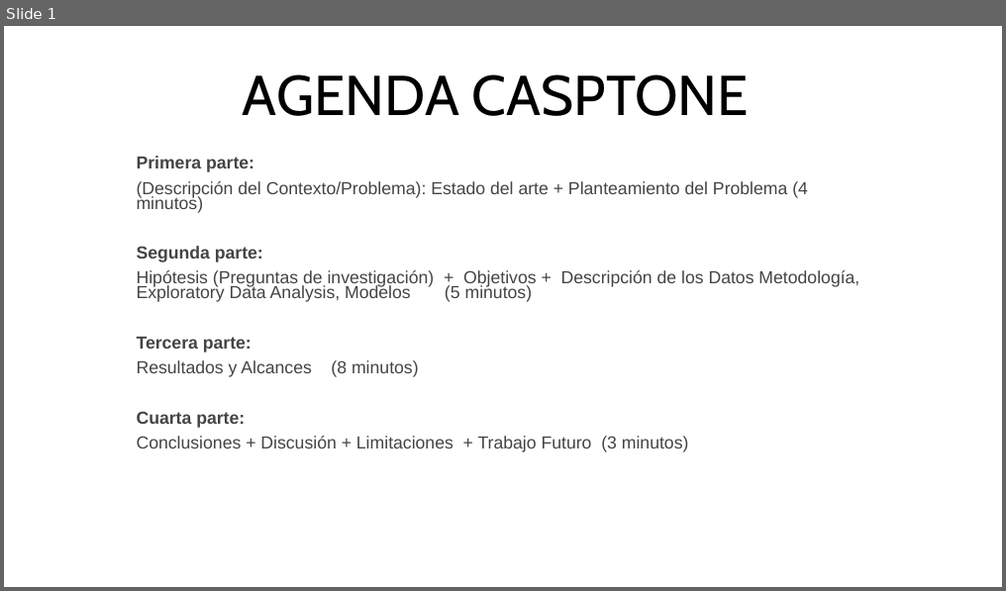
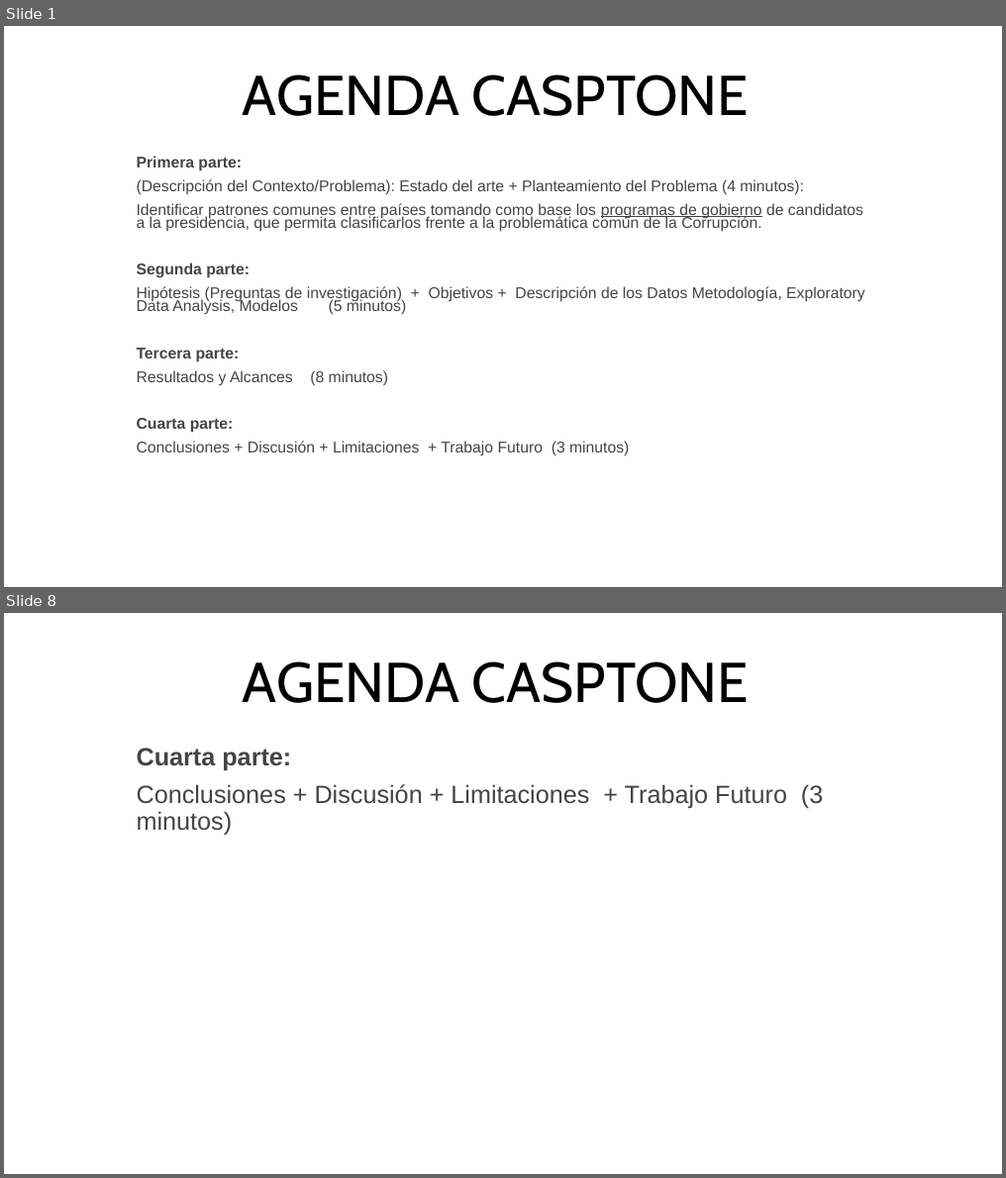
Before and after one commit to MatiasBunsterRaby/Capstone_git, a slide deck: Pres Capstone MBunster.pptx. Shown one above the other, each under a label of ours: slide 1 before the commit, slides 1 and 8 after it; the slides between them are not shown. The pictures are 1006x591 and 1006x1178 pixels, drawn with LibreOffice and Linux fonts; fonts in the diff are those of the drawing. Boxes give left, top, right and bottom in pixels: in the first picture for what was removed or moved away, otherwise in the second. Text is boxed around its words. In the diff, an @@ line names an element or a change of style, - is before the commit and + after.

Commit message:
Trabajo en la ppt final

```diff
--- a/Pres Capstone MBunster.pptx
+++ b/Pres Capstone MBunster.pptx
@@ slide 8 added at <box>4,613,1002,1174</box>, background #FFFFFF @@
@@ title added at <box>243,662,748,703</box>, 54 pt, text #000000 @@
+AGENDA CASPTONE
@@ subtitle added at <box>137,748,823,836</box>, 24 pt, text #444444 @@
+Cuarta parte:
+Conclusiones + Discusión + Limitaciones + Trabajo Futuro (3 minutos)
@@ slide 1 changed as well @@
@@ subtitle at <box>137,156,865,457</box>: size 16.8 to 15 pt in "Primera parte:", "Segunda parte:", "Hipótesis (Preguntas de investigación) + Objetivos + ...", "Tercera parte:" and 3 more places @@
@@ subtitle at <box>137,179,863,232</box>: text changed; size 16.8 to 15 pt @@
-(Descripción del Contexto/Problema): Estado del arte + Planteamiento del Problema (4 minutos)
+(Descripción del Contexto/Problema): Estado del arte + Planteamiento del Problema (4 minutos):
+Identificar patrones comunes entre países tomando como base los programas de gobierno de candidatos a la presidencia, que permita clasificarlos frente a la problemática común de la Corrupción.
```
Also in this commit, not shown: 6 other slides added, 6 other files.
